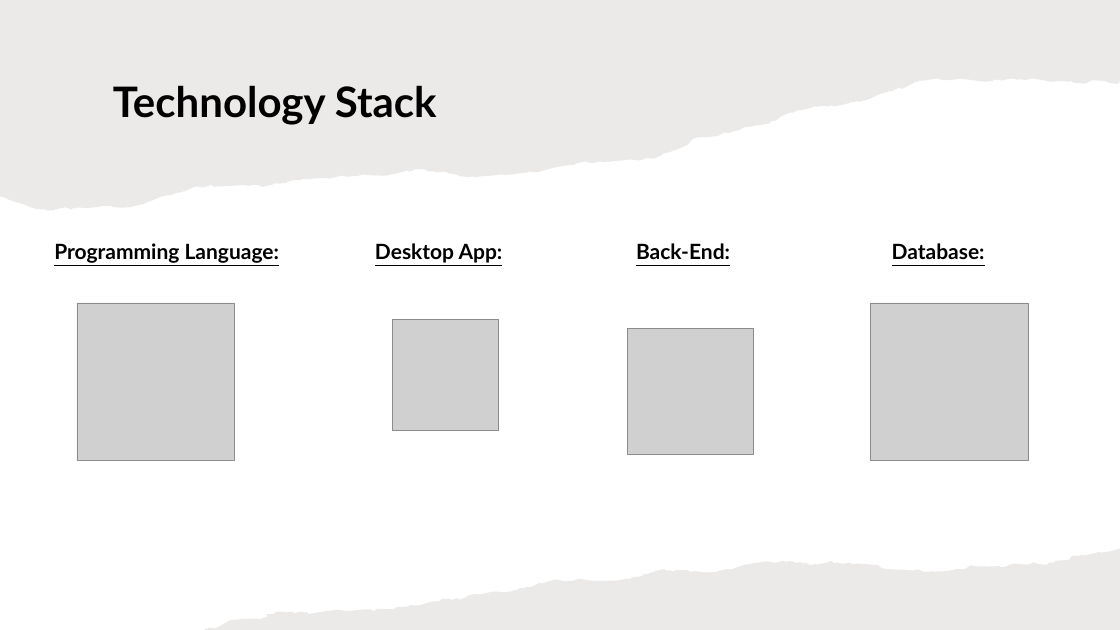
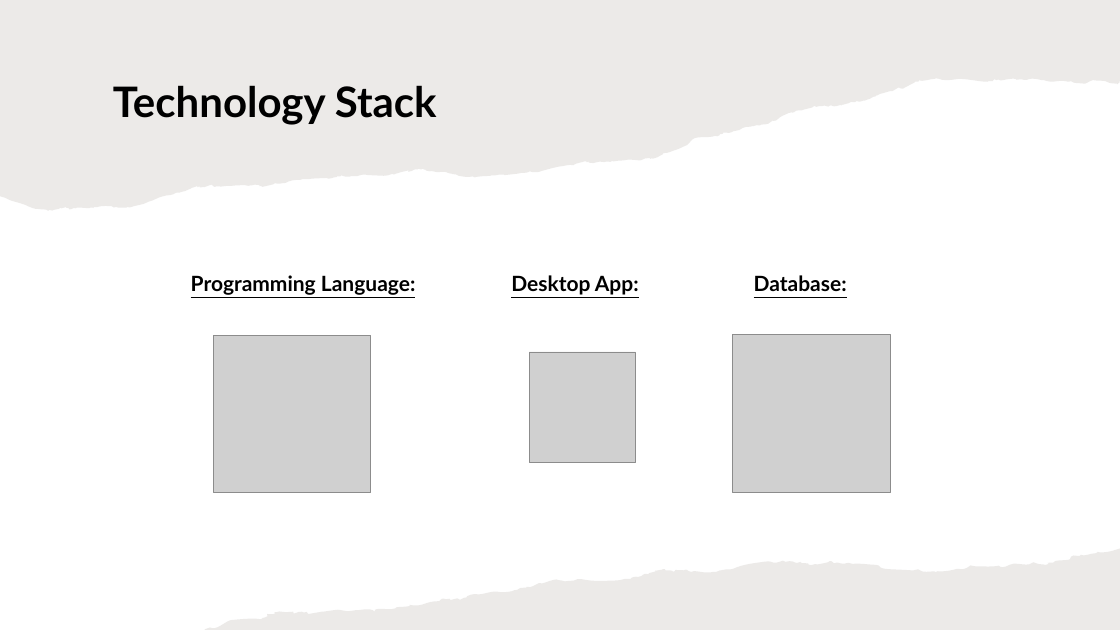
Before and after one commit to TameerAmer/Capstone-Project, a slide deck: slide 12 of OptiVision.pptx (slide 10 before the commit). Drawn at 1120x630 pixels with LibreOffice and Linux fonts; fonts in the diff are those of the drawing; grey boxes stand for pictures. Boxes give left, top, right and bottom in pixels: in the first picture for what was removed or moved away, otherwise in the second. Text is boxed around its words. In the diff, an @@ line names an element or a change of style, - is before the commit and + after.

```diff
--- a/OptiVision.pptx
+++ b/OptiVision.pptx
@@ text "Programming Language:": place and size @@
-text "Programming Language:" at (54,243,279,263)
+text "Programming Language:" at (191,275,415,295)
@@ text "Desktop App:": place and size @@
-text "Desktop App:" at (375,243,503,263)
+text "Desktop App:" at (511,275,639,295)
@@ text removed at (636,243,730,259) @@
-Back-End:
@@ text "Database:": place and size @@
-text "Database:" at (892,243,985,259)
+text "Database:" at (754,275,847,291)
@@ picture removed at (628,329,754,455) @@
@@ picture: place and size @@
-picture at (77,303,235,461)
+picture at (213,335,371,493)
@@ picture: place and size @@
-picture at (392,320,499,431)
+picture at (529,352,636,463)
@@ picture: place and size @@
-picture at (870,303,1028,461)
+picture at (733,335,891,493)
```
Also in this commit, not shown: 6 other slides changed, 2 slides added.
